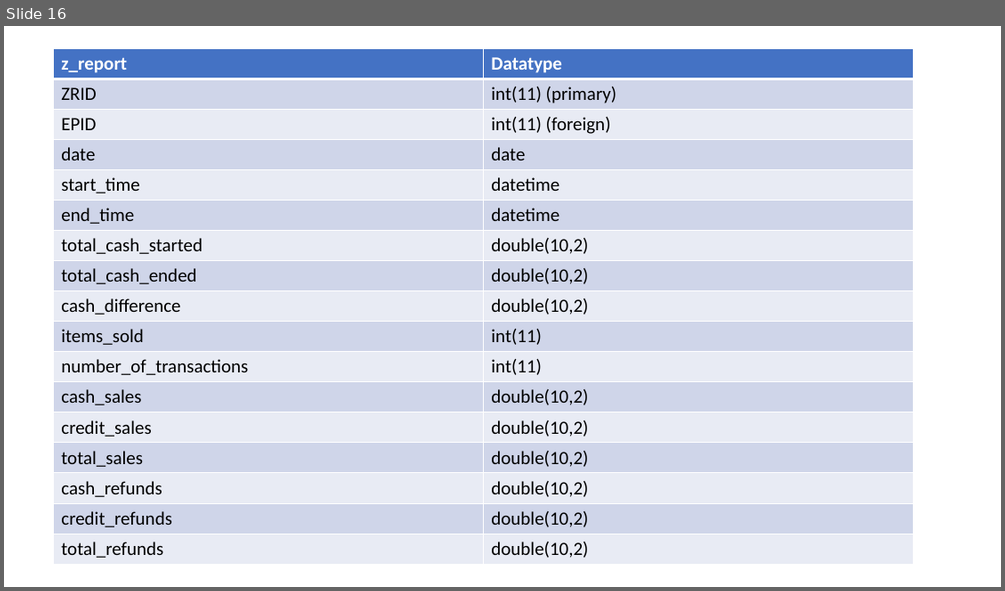
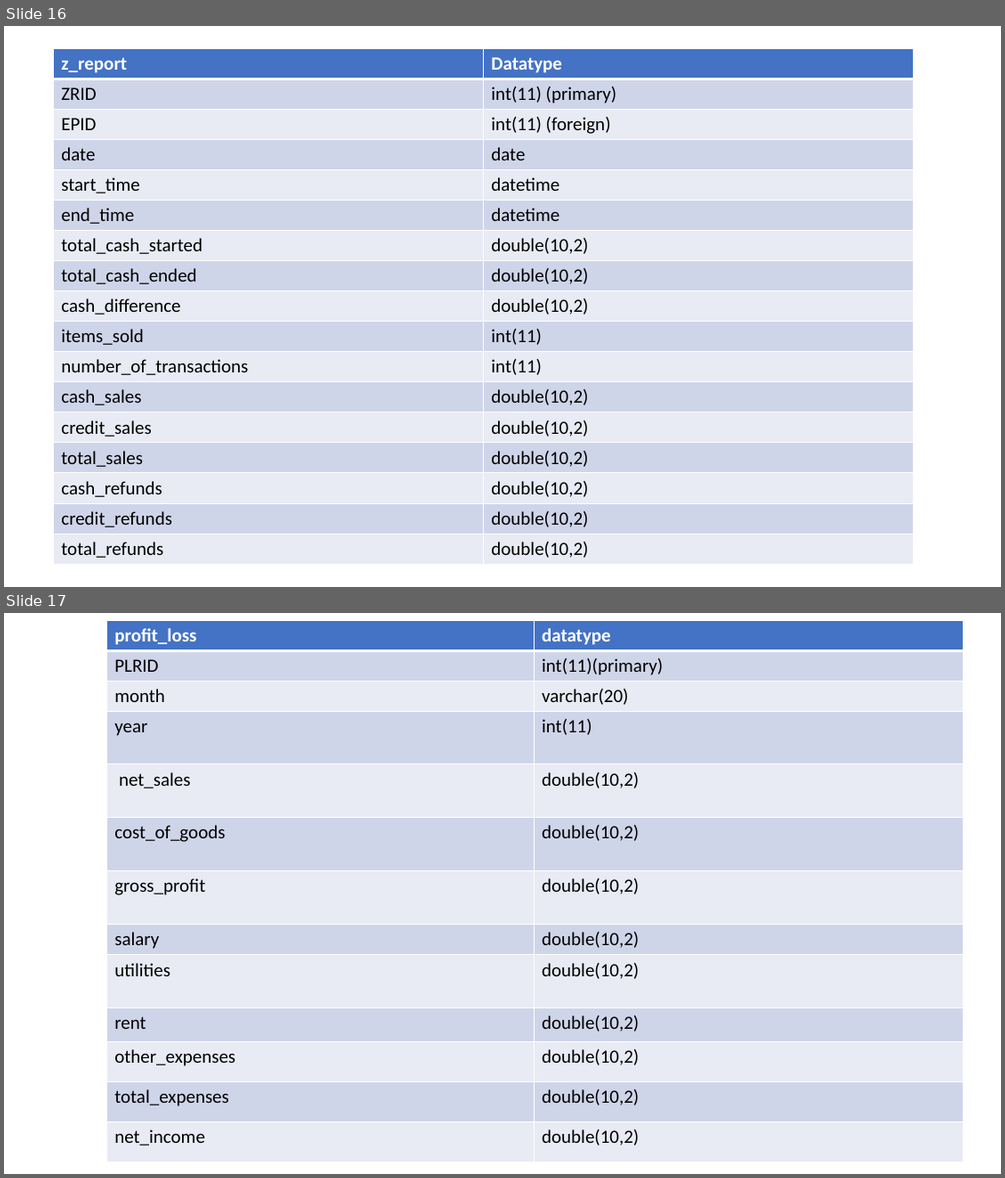
Before and after one commit to didomizm1/PokeMart, a slide deck: docs/dbPlanning/db_layouts.pptx. Shown one above the other, each under a label of ours: slide 16 before the commit, slides 16 and 17 after it. The pictures are 1005x591 and 1005x1178 pixels, drawn with LibreOffice and Linux fonts; fonts in the diff are those of the drawing. Boxes give left, top, right and bottom in pixels: in the first picture for what was removed or moved away, otherwise in the second. Text is boxed around its words. In the diff, an @@ line names an element or a change of style, - is before the commit and + after.

```diff
--- a/docs/dbPlanning/db_layouts.pptx
+++ b/docs/dbPlanning/db_layouts.pptx
@@ slide 17 added at (4, 613, 1001, 1174), background #FFFFFF @@
@@ table added at (107, 620, 963, 1158), 13 rows, 2 columns @@
+profit_loss | datatype
+PLRID | int(11)(primary)
+month | varchar(20)
+year | int(11)
+net_sales | double(10,2)
+cost_of_goods | double(10,2)
+gross_profit | double(10,2)
+salary | double(10,2)
+utilities | double(10,2)
+rent | double(10,2)
+other_expenses | double(10,2)
+total_expenses | double(10,2)
+net_income | double(10,2)
```
Also in this commit, not shown: 18 other files.
